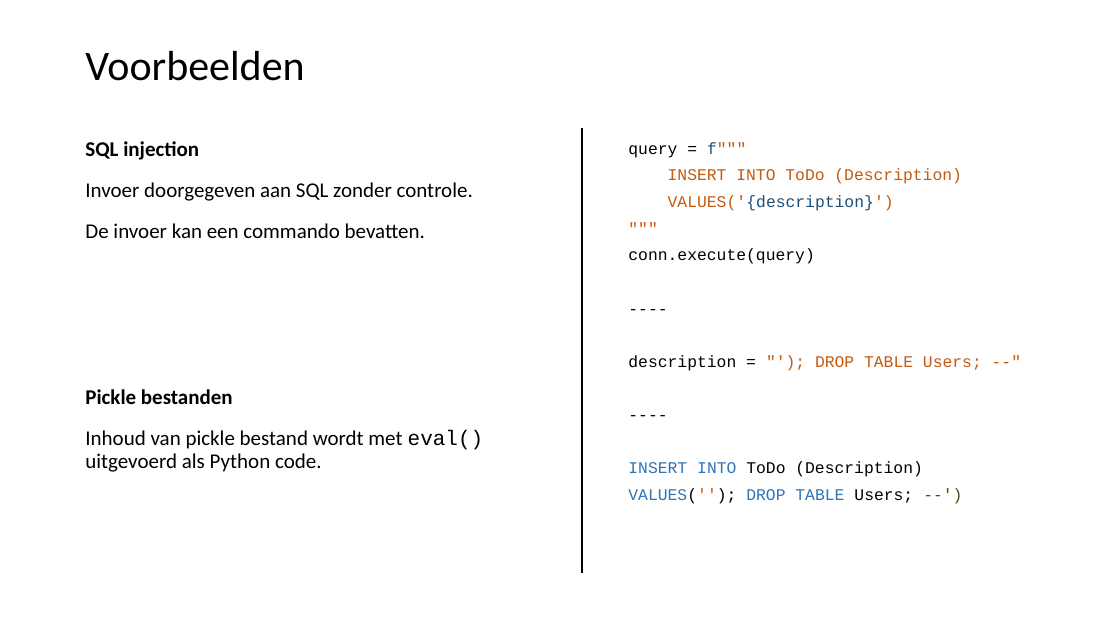
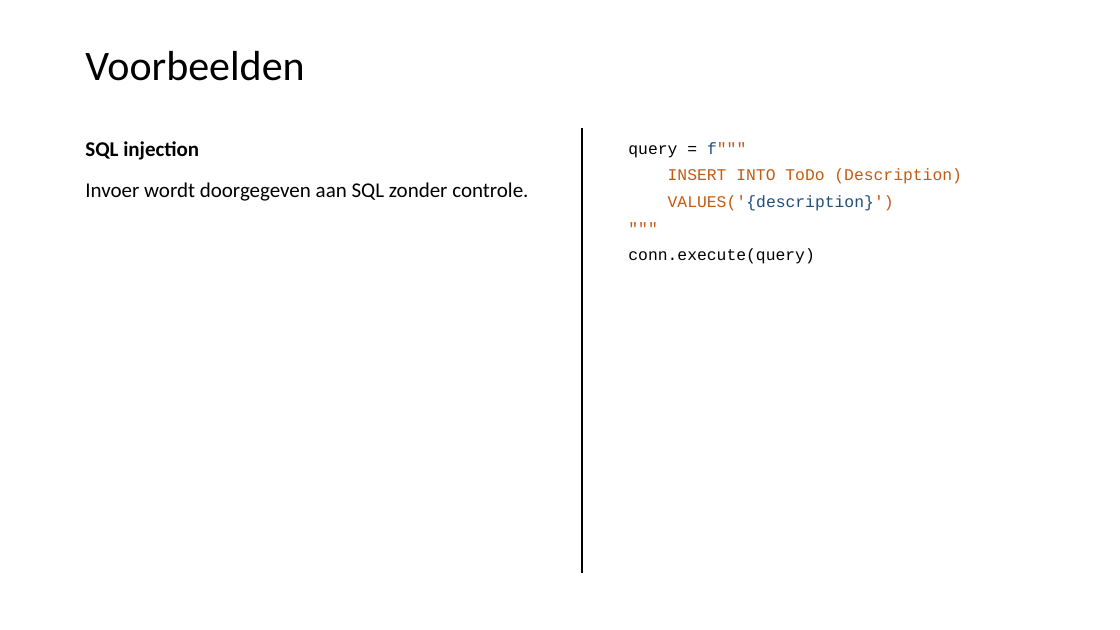
Before and after one commit to LFKoning/knowledge-sharing, a slide deck: slide 7 of python_course_4p/4_api_app/4_api_app.pptx. Drawn at 1120x630 pixels with LibreOffice and Linux fonts; fonts in the diff are those of the drawing. Boxes give left, top, right and bottom in pixels: in the first picture for what was removed or moved away, otherwise in the second. Text is boxed around its words. In the diff, an @@ line names an element or a change of style, - is before the commit and + after.

Commit message:
Update Python 4P part 4

```diff
--- a/python_course_4p/4_api_app/4_api_app.pptx
+++ b/python_course_4p/4_api_app/4_api_app.pptx
@@ text at box(85, 182, 528, 201): text changed @@
-Invoer doorgegeven aan SQL zonder controle.
-De invoer kan een commando bevatten.
-Pickle bestanden
-Inhoud van pickle bestand wordt met eval() uitgevoerd als Python code.
+Invoer wordt doorgegeven aan SQL zonder controle.
@@ text at box(628, 355, 982, 504): paragraphs removed @@
-----
-description = "'); DROP TABLE Users; --"
-----
-INSERT INTO ToDo (Description)
-VALUES(''); DROP TABLE Users; --')
```
Also in this commit, not shown: 21 other slides changed, 5 slides added, 1 slide removed, 7 other files.
